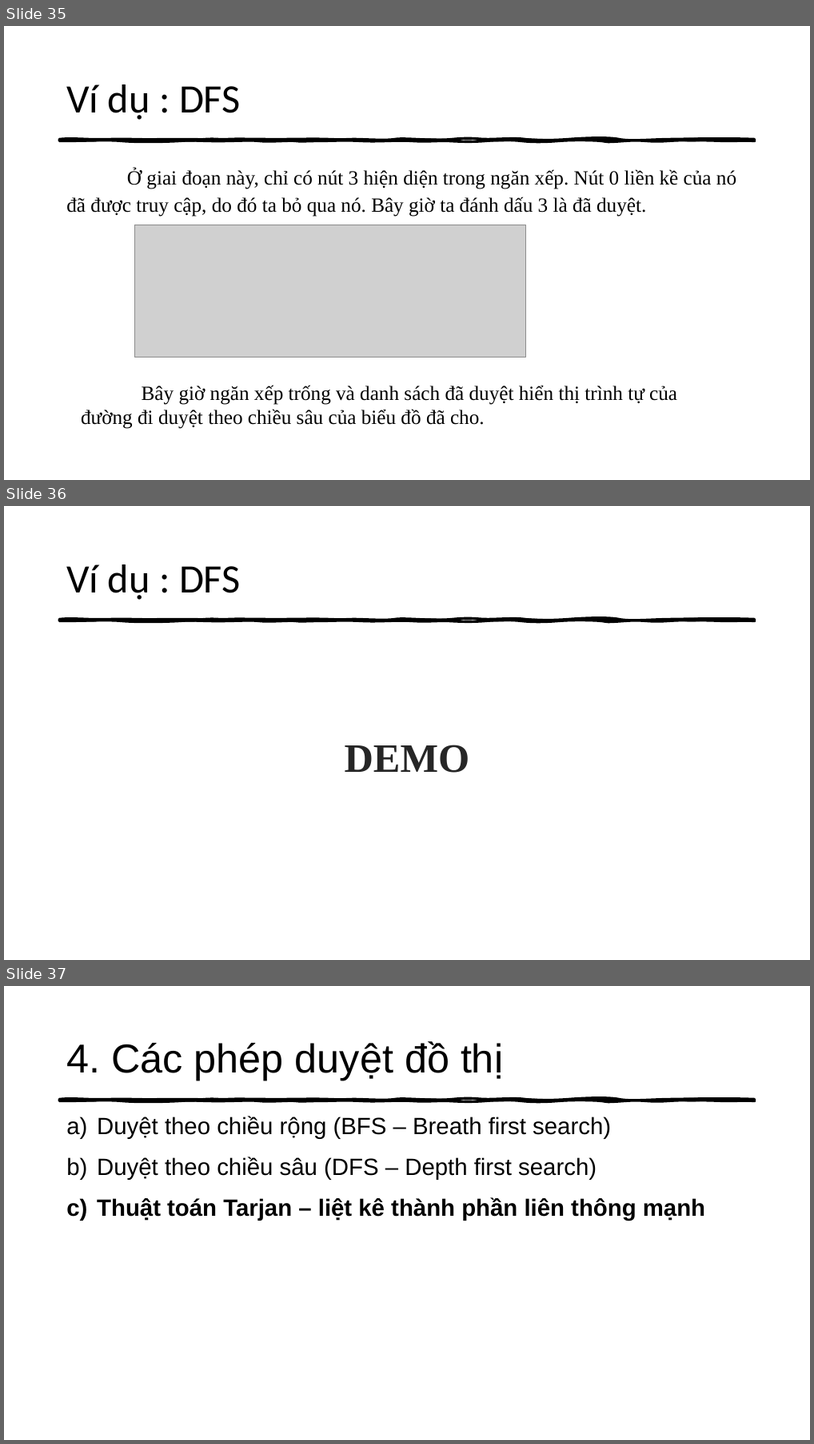
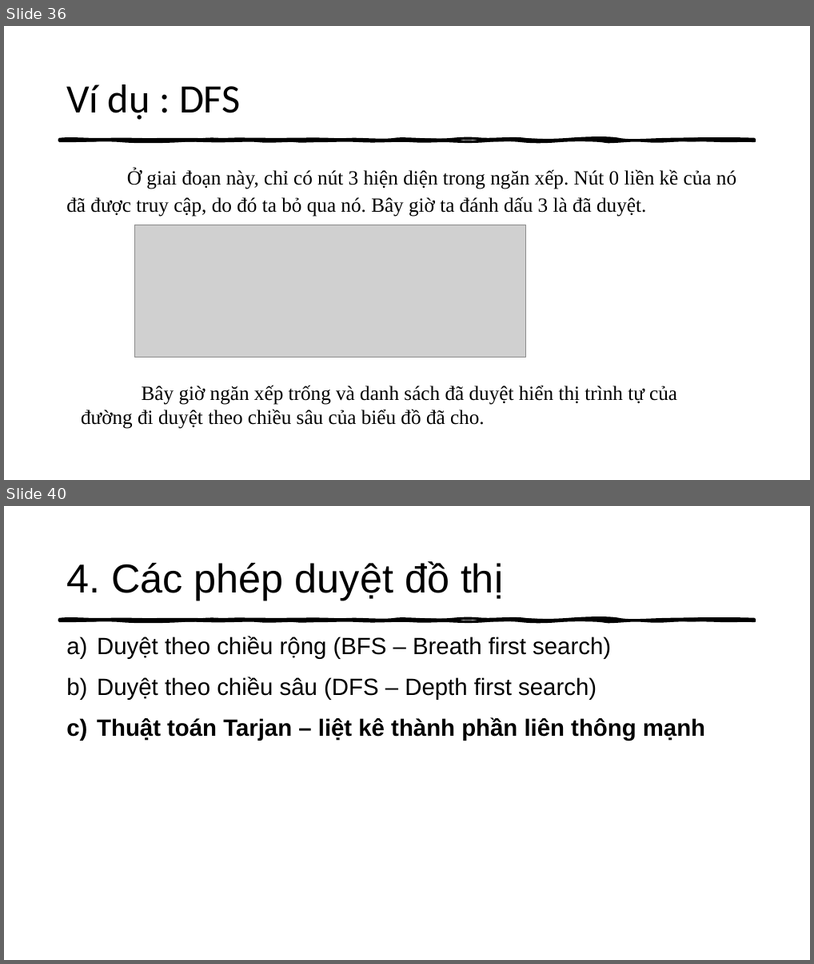
Before and after one commit to thathcmus/CTDL_GT, a slide deck: 1_Slide_Nhom2_Ca_Chieu_Cau_Truc_Du_Lieu_Do_Thi_Va_Ung_Dung.pptx. Shown one above the other, each under a label of ours: slides 35, 36 and 37 before the commit, slides 36 and 40 after it; the slides between them are not shown. The pictures are 814x1444 and 814x964 pixels, drawn with LibreOffice and Linux fonts; fonts in the diff are those of the drawing; grey boxes stand for pictures. Boxes give left, top, right and bottom in pixels: in the first picture for what was removed or moved away, otherwise in the second. Text is boxed around its words. In the diff, an @@ line names an element or a change of style, - is before the commit and + after.

```diff
--- a/1_Slide_Nhom2_Ca_Chieu_Cau_Truc_Du_Lieu_Do_Thi_Va_Ung_Dung.pptx
+++ b/1_Slide_Nhom2_Ca_Chieu_Cau_Truc_Du_Lieu_Do_Thi_Va_Ung_Dung.pptx
@@ slide 36 removed at (x1=4, y1=506, x2=810, y2=960), background #FFFFFF; not listed: 1 template element that a slide beside it also shows @@
@@ title removed at (x1=66, y1=564, x2=241, y2=600) @@
-Ví dụ : DFS
@@ text removed at (x1=345, y1=744, x2=470, y2=772) @@
-DEMO
@@ what was slide 35 is now slide 36 @@
@@ what was slide 37 is now slide 40 @@
```
Also in this commit, not shown: 7 slides changed, 8 slides added, 6 other slides removed, 3 other files.
